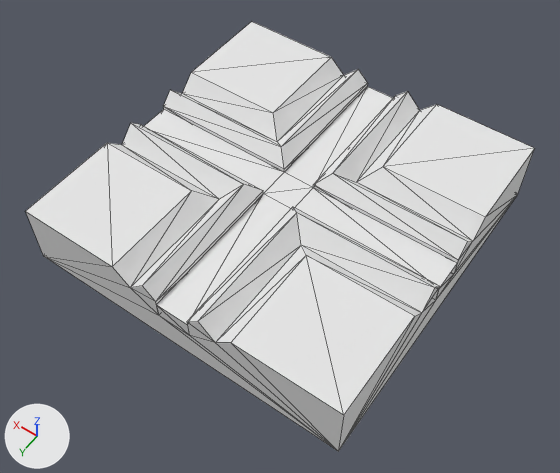
The OBJ model The_Dune_Project/Assets/Models/env/Modular Temple/Puzzle_Floor_Conduit_Standard_Cross.obj: old version first, new version second.
The view is the same before and after, from a 50 mm camera at (-0.817, 1.184, 1.581) aimed at (-0.025, 0.076, -0.16). The lights are fixed; the arrows at lower left show +X, +Y and +Z. Mesh edges are drawn as thin lines. Where no turn or scale is listed for an object, it has been applied to the vertices.
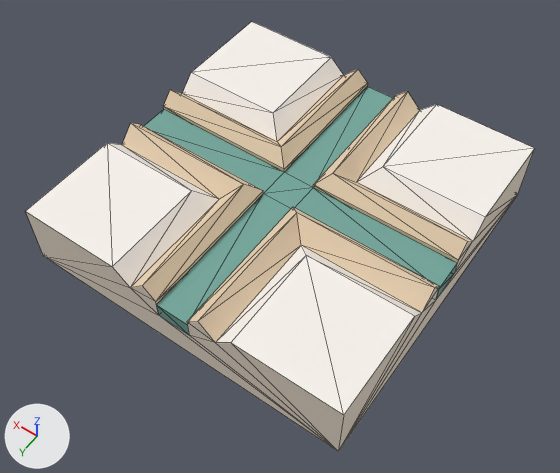
What differs and where, as boxes (x1, y1, x2, y2) in the pictures (560 x 473 px):
'object2', recoloured
    both: (26, 22, 534, 450)
'object1', recoloured (white to cyan)
    both: (145, 86, 457, 335)

What the commit changed:
Material 'Green_Stone_-_Dark' (mat_green_stone___dark) changes colour from white #e7e7e7 to cyan #74a79d; in linear values from (0.8, 0.8, 0.8) to (0.176, 0.384, 0.337).
Material 'Sandstone_Floor' (mat_sandstone_floor) changes colour from white #e7e7e7 to white #f9f3ee; in linear values from (0.8, 0.8, 0.8) to (0.945, 0.898, 0.851).
Material 'Sandstone_Trim' (mat_sandstone_trim) changes colour from white #e7e7e7 to white #f0e3d2; in linear values from (0.8, 0.8, 0.8) to (0.871, 0.765, 0.647).
Material 'Sandstone_5' (mat_sandstone_5) changes colour from white #e7e7e7 to beige #e7cfb1; in linear values from (0.8, 0.8, 0.8) to (0.8, 0.627, 0.439).
